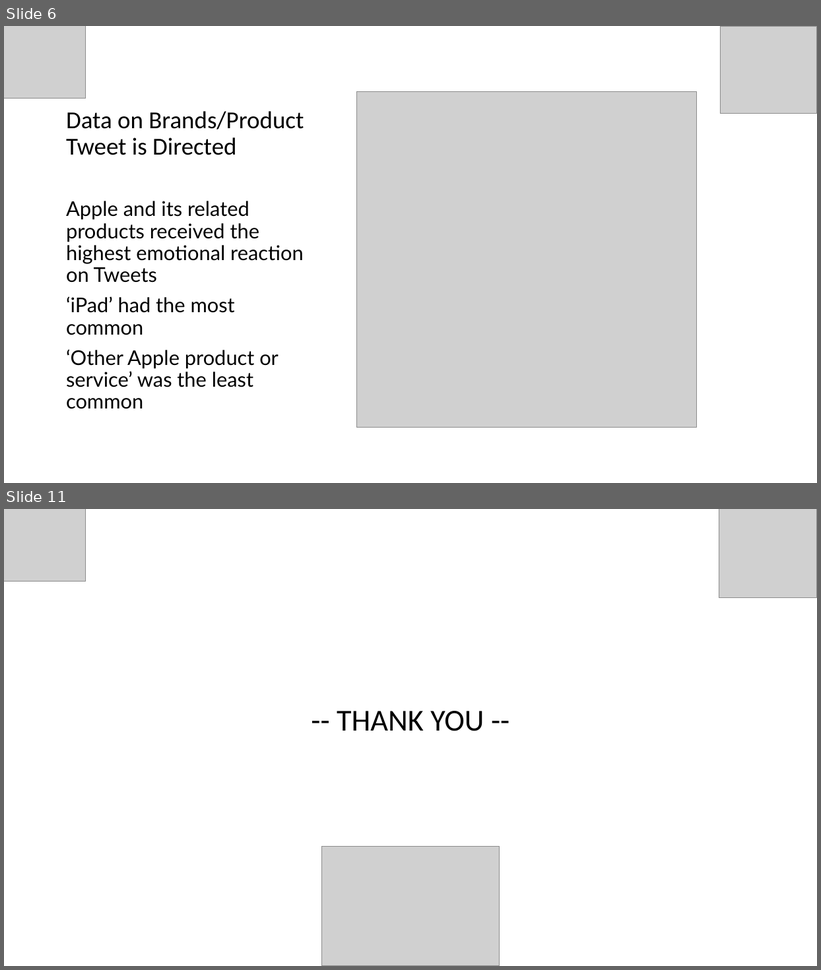
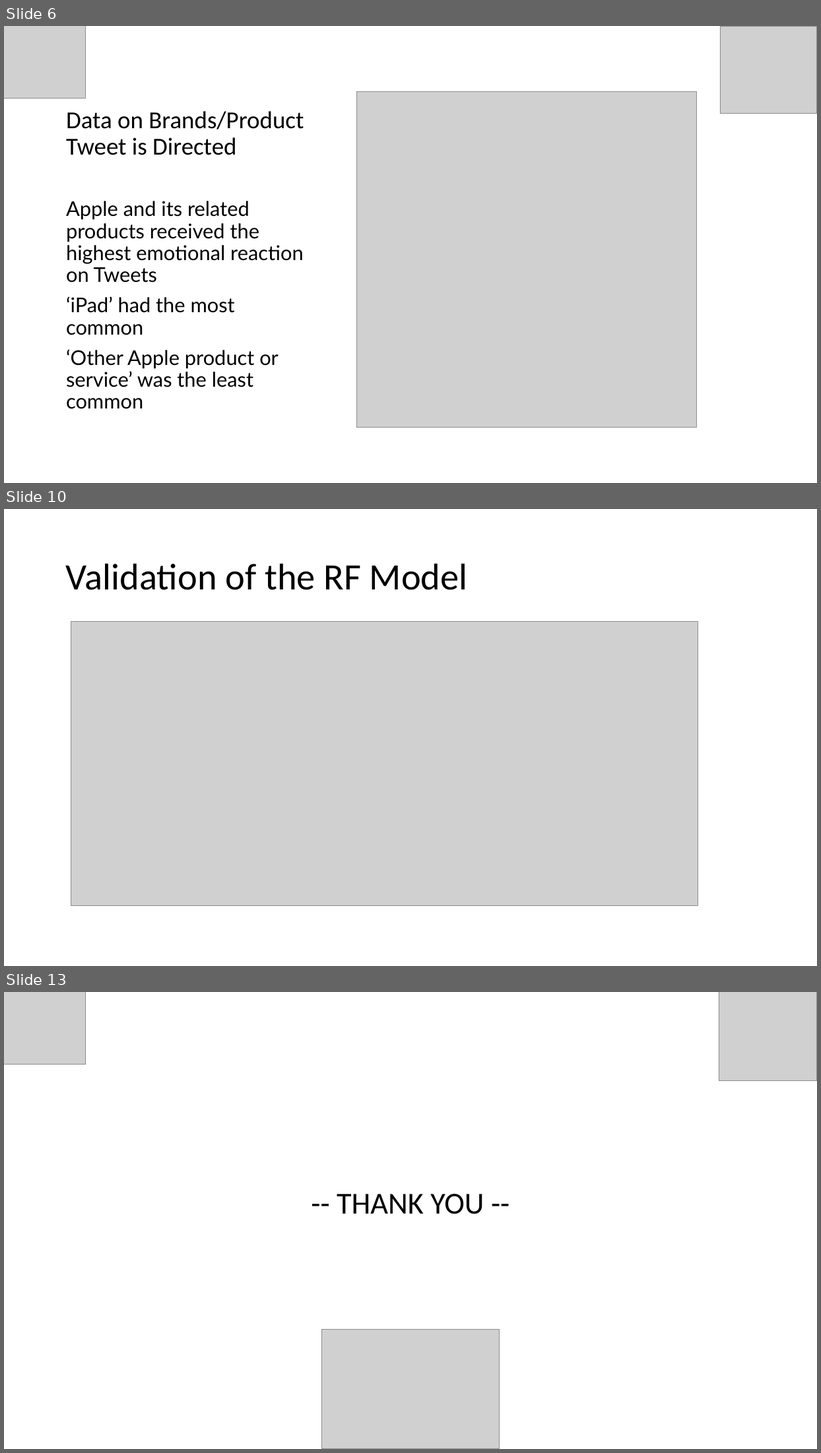
Before and after one commit to reagan-adajo/Phase_4, a slide deck: presentation.pptx. Shown one above the other, each under a label of ours: slides 6 and 11 before the commit, slides 6, 10 and 13 after it; the slides between them are not shown. The pictures are 821x970 and 821x1453 pixels, drawn with LibreOffice and Linux fonts; fonts in the diff are those of the drawing; grey boxes stand for pictures. Boxes give left, top, right and bottom in pixels: in the first picture for what was removed or moved away, otherwise in the second. Text is boxed around its words. In the diff, an @@ line names an element or a change of style, - is before the commit and + after.

```diff
--- a/presentation.pptx
+++ b/presentation.pptx
@@ slide 10 added at (4, 509, 817, 966), background #FFFFFF @@
@@ title added at (66, 563, 468, 590), 44 pt, text #000000 @@
+Validation of the RF Model
@@ picture added at (71, 622, 698, 906) @@
@@ what was slide 11 is now slide 13 @@
```
Also in this commit, not shown: 6 slides changed, 2 other slides added, 1 slide removed, 10 other files.
